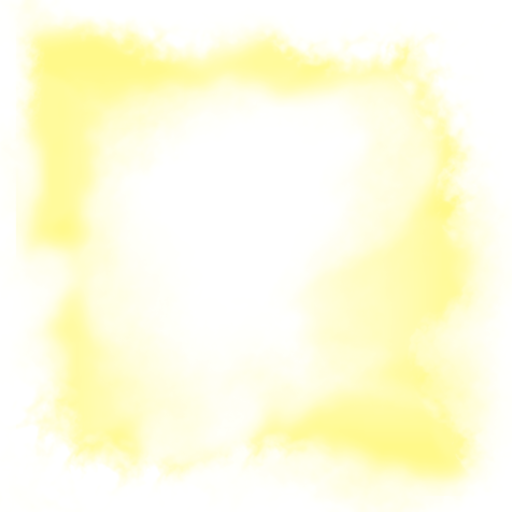
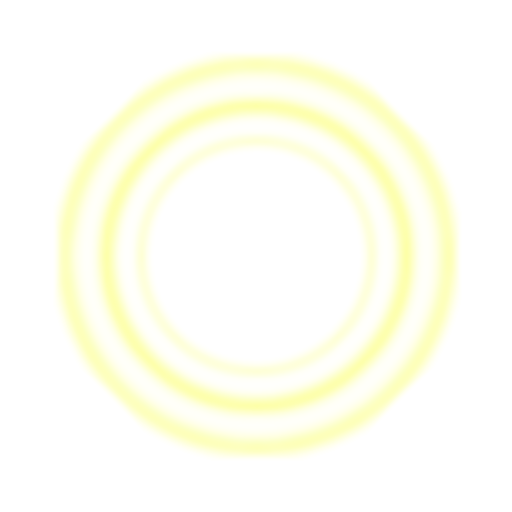
Layer changes from the first 512 x 512 image to the second:
added layer "highlighter" above "Tło" over [53, 51, 462, 461]
hid "Tło" over [0, 0, 512, 512]
